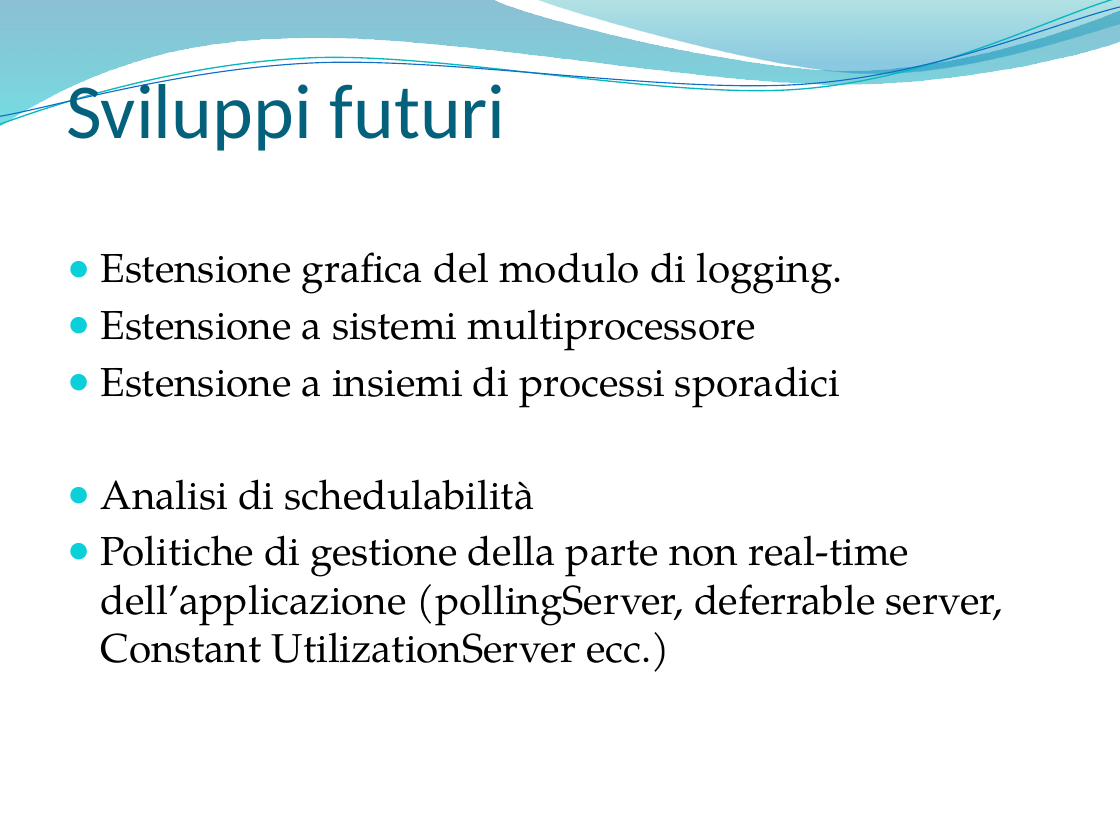
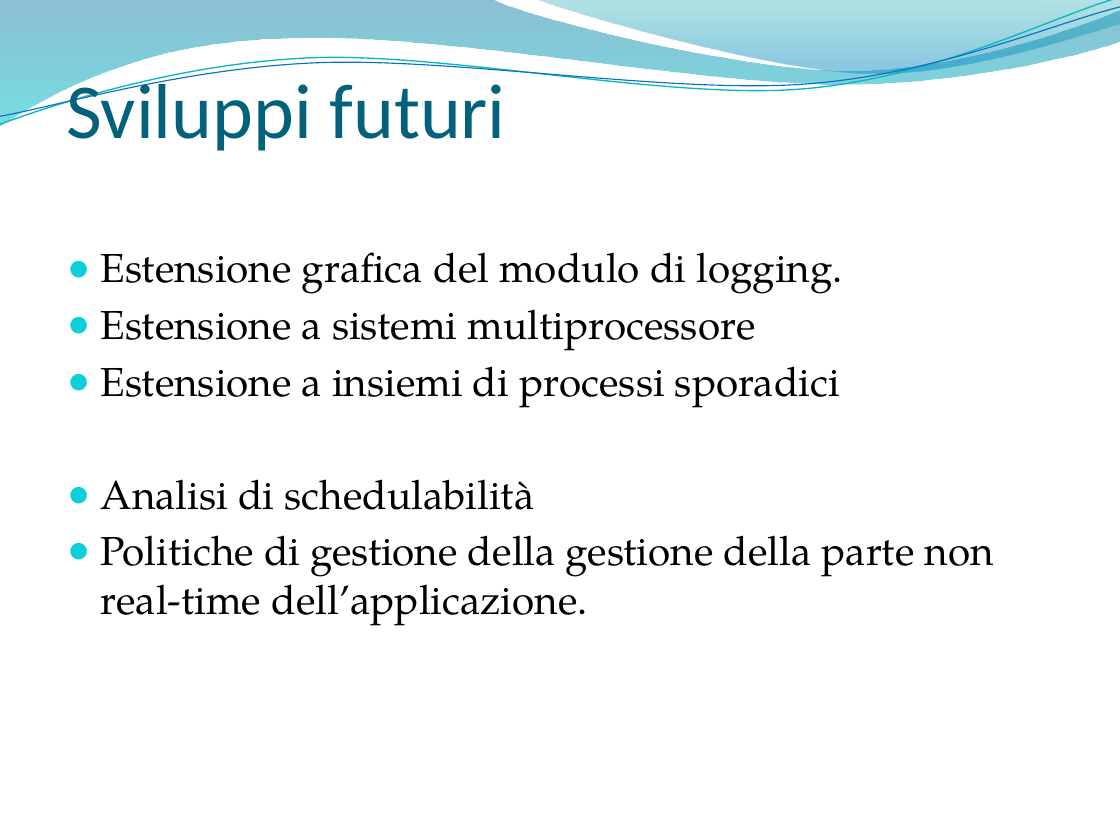
Before and after one commit to marconanni/provejavarealtime, a slide deck: slide 23 of SolarisNetBeansProjects/parti tesi/bozza presentazione.pptx. Drawn at 1120x840 pixels with LibreOffice and Linux fonts; fonts in the diff are those of the drawing; background and template pictures are left out. Boxes give left, top, right and bottom in pixels: in the first picture for what was removed or moved away, otherwise in the second. Text is boxed around its words. In the diff, an @@ line names an element or a change of style, - is before the commit and + after.

```diff
--- a/SolarisNetBeansProjects/parti tesi/bozza presentazione.pptx
+++ b/SolarisNetBeansProjects/parti tesi/bozza presentazione.pptx
@@ text at [101, 535, 994, 626]: text changed @@
-● Politiche di gestione della parte non real-time dell’applicazione (pollingServer, deferrable server, Constant UtilizationServer ecc.)
+● Politiche di gestione della gestione della parte non real-time dell’applicazione.
```
Also in this commit, not shown: 10 other slides changed, 2 other files.
